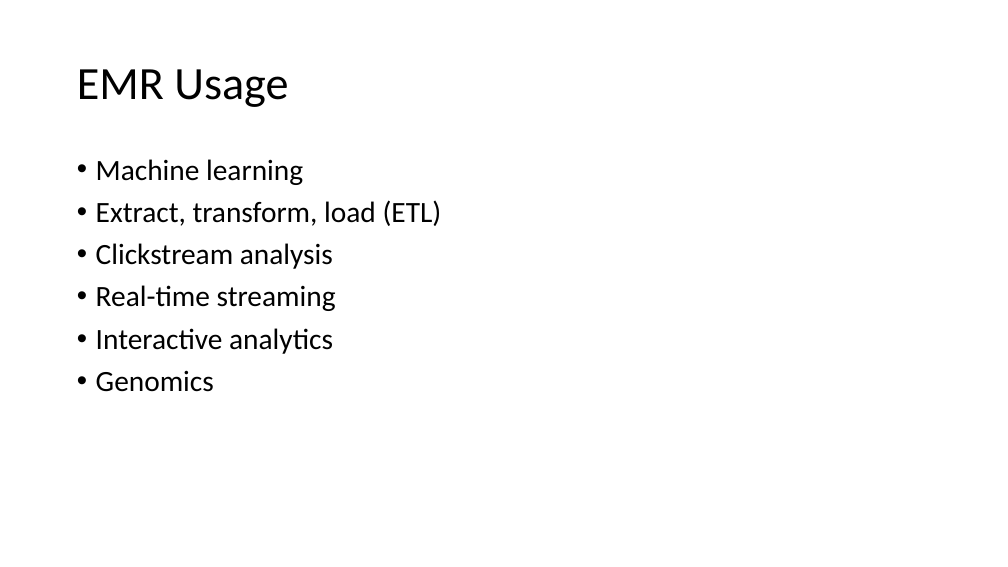
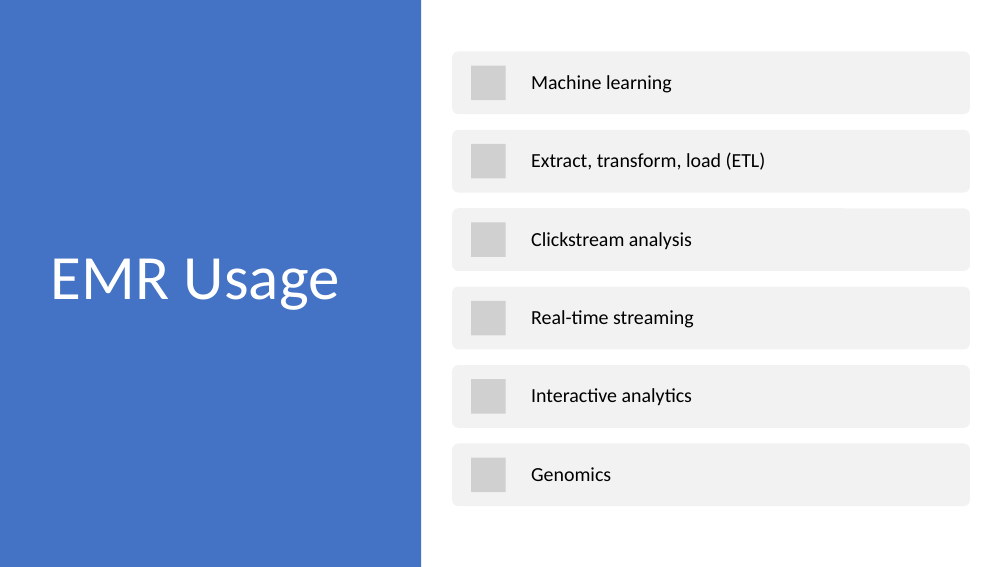
Before and after one commit to kunaldas926/ppt, a slide deck: slide 4 of Presentation1.pptx. Drawn at 1008x567 pixels with LibreOffice and Linux fonts; fonts in the diff are those of the drawing; grey boxes stand for pictures. Boxes give left, top, right and bottom in pixels: in the first picture for what was removed or moved away, otherwise in the second. Text is boxed around its words. In the diff, an @@ line names an element or a change of style, - is before the commit and + after.

```diff
--- a/Presentation1.pptx
+++ b/Presentation1.pptx
@@ rectangle added at bbox=[0, 0, 421, 567], fill #4472C4 @@
@@ title "EMR Usage": place and size @@
-title "EMR Usage" at bbox=[77, 69, 288, 107]
+title "EMR Usage" at bbox=[51, 258, 340, 310]
@@ title "EMR Usage" at bbox=[51, 258, 340, 310]: size 44 to 60 pt, text colour #000000 to #FFFFFF @@
@@ text removed at bbox=[96, 159, 442, 392] @@
-• Machine learning
-• Extract, transform, load (ETL)
-• Clickstream analysis
-• Real-time streaming
-• Interactive analytics
-• Genomics
@@ group added at bbox=[452, 51, 970, 507]: 6 rounded rectangles, 6 pictures, 6 texts @@
+Machine learning
+Extract, transform, load (ETL)
+Clickstream analysis
+Real-time streaming
+Interactive analytics
+Genomics
```
Also in this commit, not shown: 19 other slides changed, 23 slides added.
